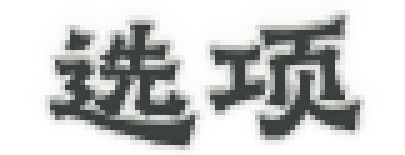
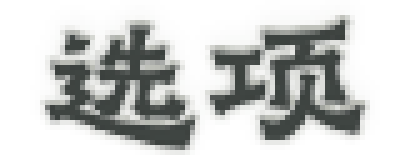
Layers edited between the first and the second 405 x 155 image:
renamed "GraveBustedStoneLishuSc.ttf｜默认" to "项目字体｜选项", painted on it over [45, 15, 365, 150]
